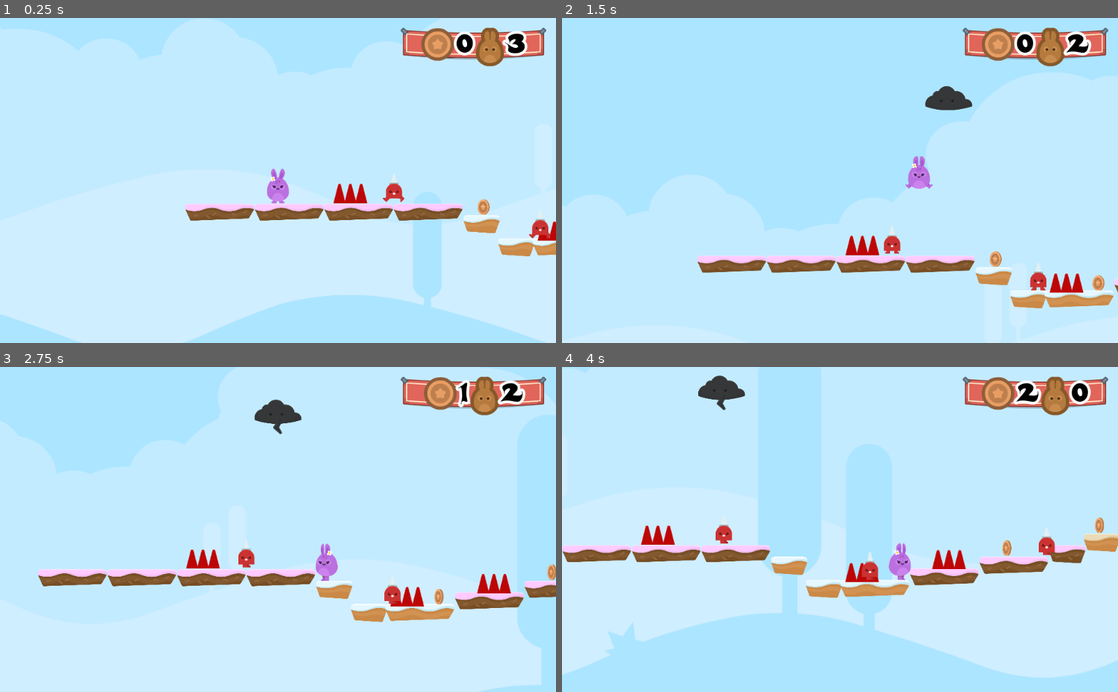
Above: before the commit, frames 1-4 (two rows, left to right).
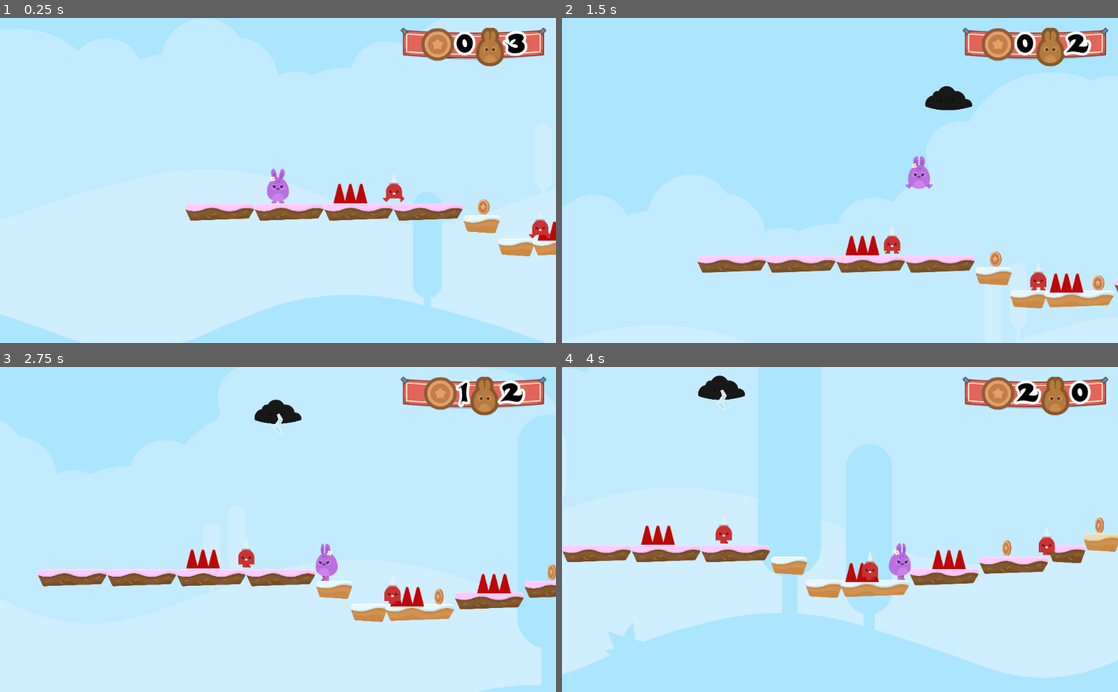
Above: after the commit, the same moments.

Repository: KennedyMungai/SimplePlatformer
Game: Godot game, scene res://Scenes/Levels/Level1.tscn
Two runs of this game, one before a commit and one after it. Both use one fixed random seed, a clock stepped at 60 frames per second and the inputs below.
Inputs:
- Up to frame 1 (0.25 s): no input
- Up to frame 2 (1.5 s): hold D (right) from 0.53 s (still down); tap W (jump) at 0.77 s
- Up to frame 3 (2.75 s): tap W (jump) at 1.52 s; release D (right) at 2.03 s; hold A (left) from 2.03 s (still down)
- Up to frame 4 (4 s): release A (left) at 2.78 s; hold D (right) from 2.78 s (still down); tap W (jump) at 3.02, 3.77 s

The runs differ from the first frame. In frame 2, 0.4% of the frame differs, in the area x 65-74%, y 20-29%; in frame 3, 0.4%; in frame 4, 0.4%, in the area x 24-33%, y 2-14%.

Commit message:
Changed modulate to self modulate to avoid colouring the cloud dark

Diff:
--- a/Scenes/Cloud.tscn
+++ b/Scenes/Cloud.tscn
@@ -40,7 +40,7 @@
 script = ExtResource( 2 )
 
 [node name="Sprite" type="Sprite" parent="."]
-modulate = Color( 0.239216, 0.231373, 0.231373, 1 )
+self_modulate = Color( 0.105882, 0.101961, 0.101961, 1 )
 texture = ExtResource( 1 )
 
 [node name="AnimationPlayer" type="AnimationPlayer" parent="Sprite"]
